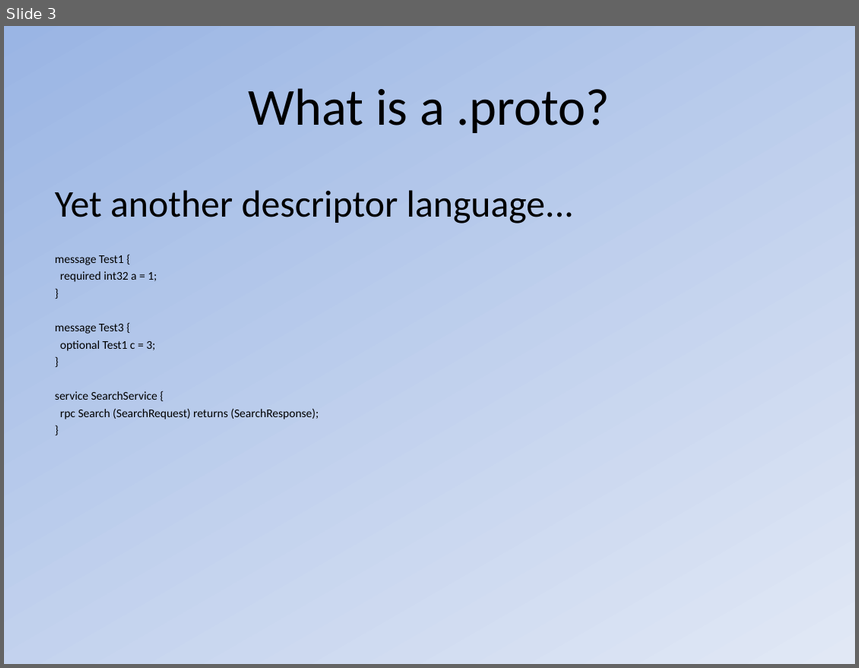
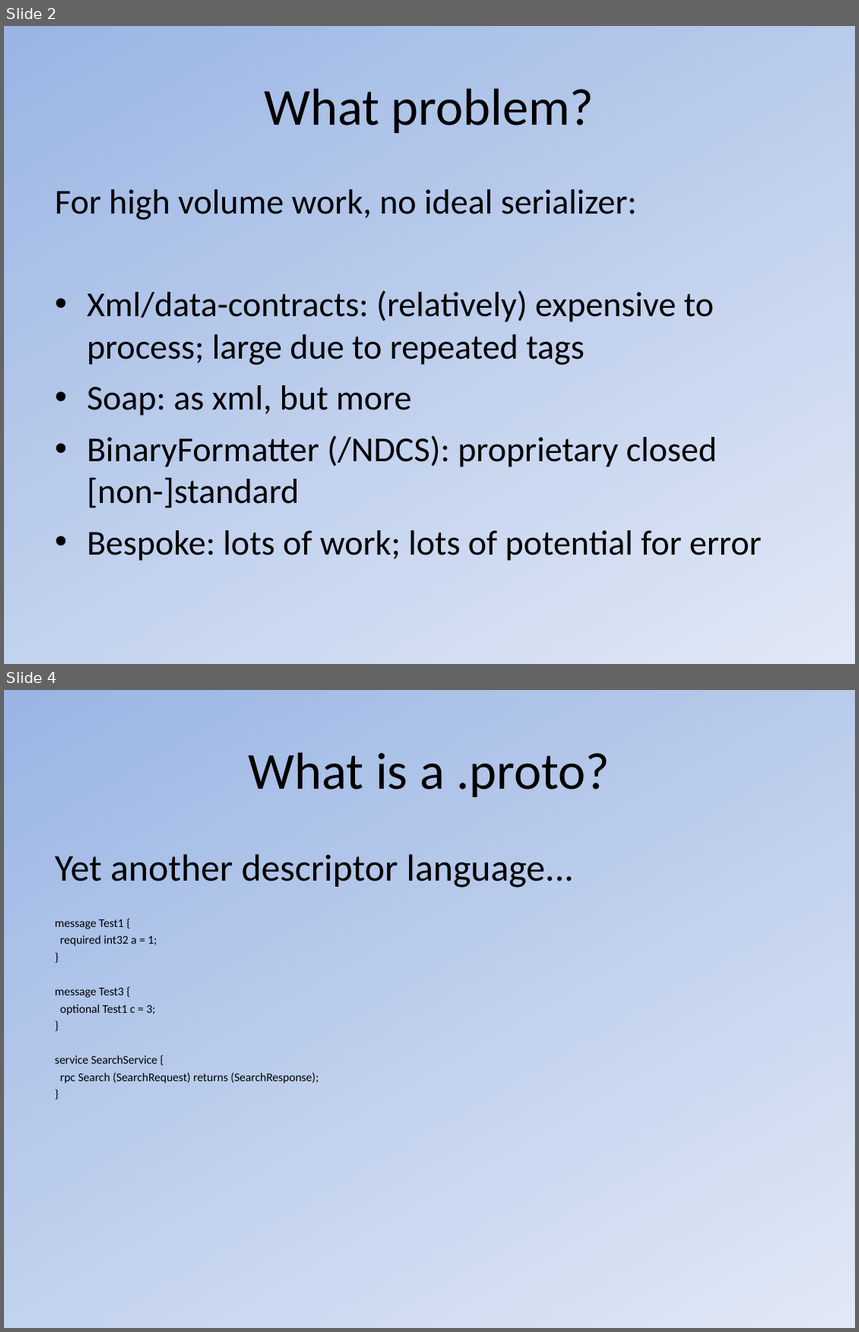
Before and after one commit to zling2001/protobuf-net, a slide deck: Tools/Protocol Buffers.ppt. Shown one above the other, each under a label of ours: slide 3 before the commit, slides 2 and 4 after it; the slides between them are not shown. The pictures are 859x668 and 859x1332 pixels, drawn with LibreOffice and Linux fonts; fonts in the diff are those of the drawing. Boxes give left, top, right and bottom in pixels: in the first picture for what was removed or moved away, otherwise in the second. Text is boxed around its words. In the diff, an @@ line names an element or a change of style, - is before the commit and + after.

```diff
--- a/Tools/Protocol Buffers.ppt
+++ b/Tools/Protocol Buffers.ppt
@@ slide 2 added at (4,26,855,664), background gradient #9AB5E4 to #E1E8F5 @@
@@ title added at (265,88,595,133), 44 pt, text #000000 @@
+What problem?
@@ text added at (55,189,762,561), 29.6 pt, text #000000 @@
+For high volume work, no ideal serializer:
+• Xml/data-contracts: (relatively) expensive to process; large due to repeated tags
+• Soap: as xml, but more
+• BinaryFormatter (/NDCS): proprietary closed [non-]standard
+• Bespoke: lots of work; lots of potential for error
@@ what was slide 3 is now slide 4 @@
```
Also in this commit, not shown: 3 slides changed, 2 other slides added, 1 slide removed.
